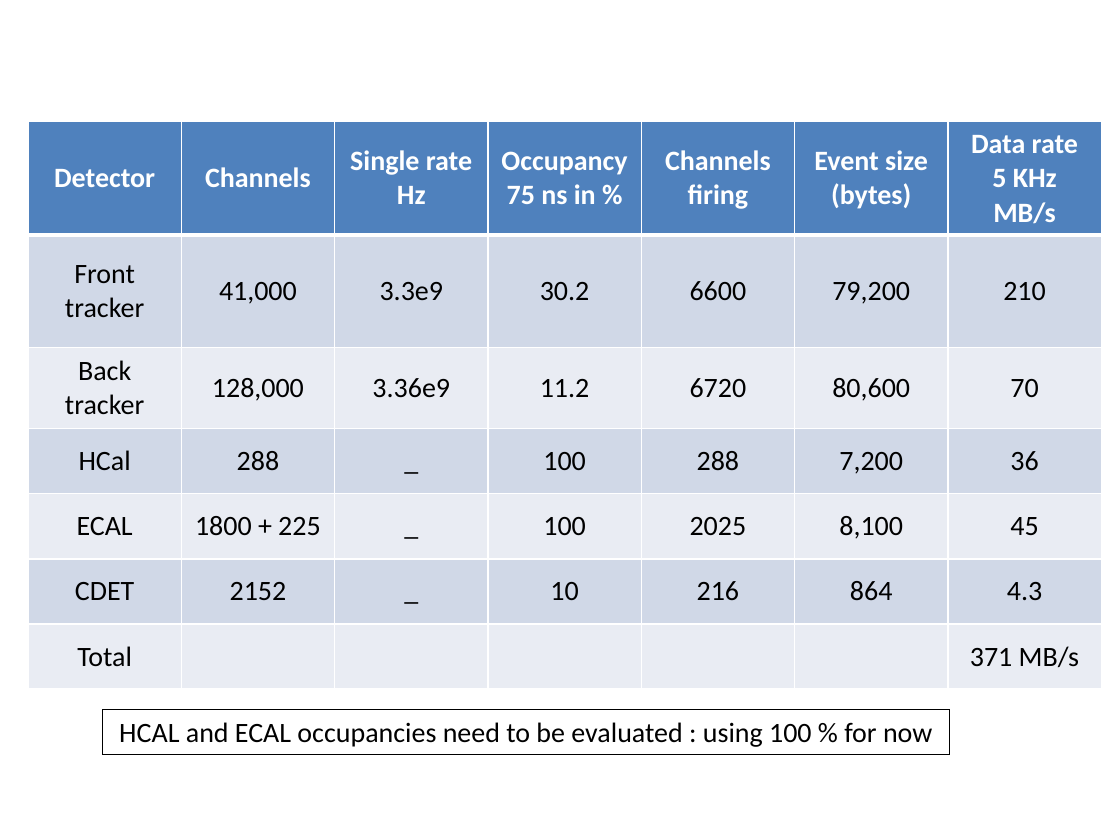
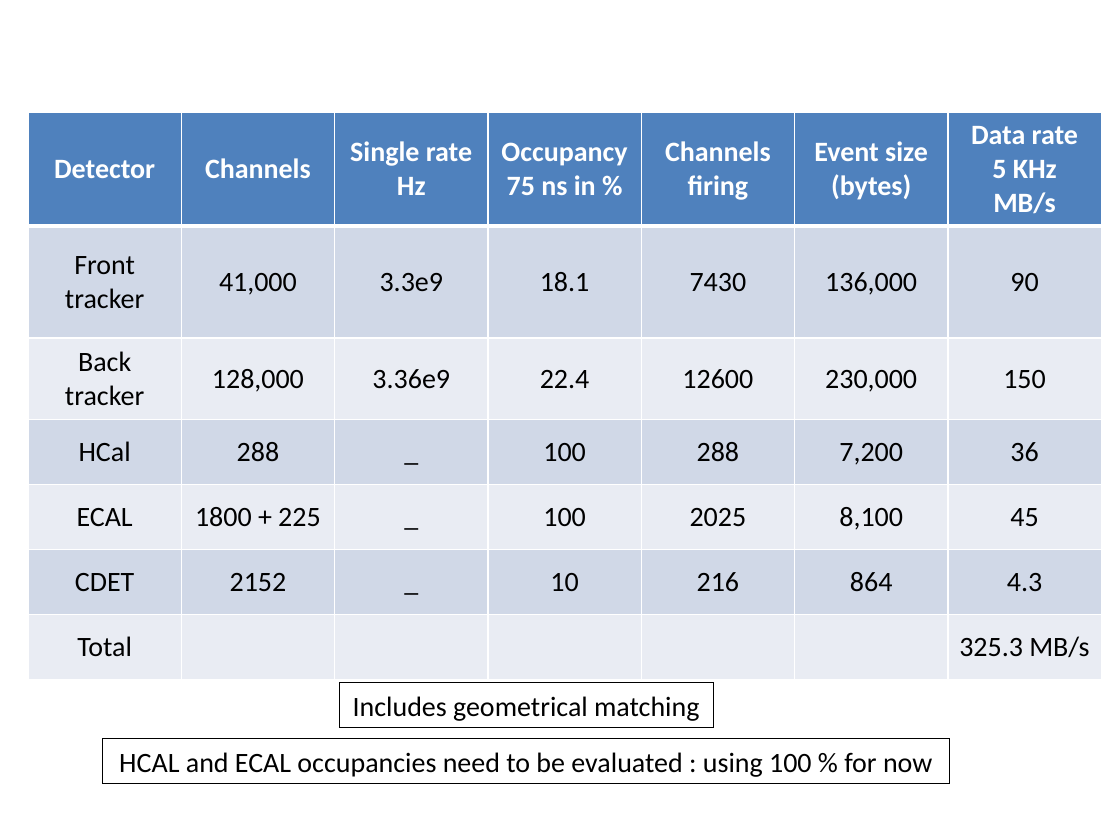
Before and after one commit to bmoffit/sbsdaq, a slide deck: slide 4 of 2015_DOE_Review/SuperBigBite DAQ update.pptx. Drawn at 1120x840 pixels with LibreOffice and Linux fonts; fonts in the diff are those of the drawing; grey boxes stand for pictures; background and template pictures are left out. Boxes give left, top, right and bottom in pixels: in the first picture for what was removed or moved away, otherwise in the second. Text is boxed around its words. In the diff, an @@ line names an element or a change of style, - is before the commit and + after.

```diff
--- a/2015_DOE_Review/SuperBigBite DAQ update.pptx
+++ b/2015_DOE_Review/SuperBigBite DAQ update.pptx
@@ table at bbox=[28, 112, 1102, 678] @@
-row 2: Front tracker | 41,000 | 3.3e9 | 30.2 | 6600 | 79,200 | 210
+row 2: Front tracker | 41,000 | 3.3e9 | 18.1 | 7430 | 136,000 | 90
-row 3: Back tracker | 128,000 | 3.36e9 | 11.2 | 6720 | 80,600 | 70
+row 3: Back tracker | 128,000 | 3.36e9 | 22.4 | 12600 | 230,000 | 150
-row 7, column 7: 371 MB/s
+row 7, column 7: 325.3 MB/s
@@ table: place and size @@
-table at bbox=[28, 121, 1102, 687]
+table at bbox=[28, 112, 1102, 678]
@@ rectangle added at bbox=[339, 683, 713, 728], outline #000000 0.75 pt, 18 pt, text #000000 @@
+Includes geometrical matching
@@ rectangle "HCAL and ECAL occupancies need ...": place and size @@
-rectangle "HCAL and ECAL occupancies need ..." at bbox=[103, 709, 950, 754]
+rectangle "HCAL and ECAL occupancies need ..." at bbox=[103, 739, 950, 784]
```
Also in this commit, not shown: 1 other slide changed.
